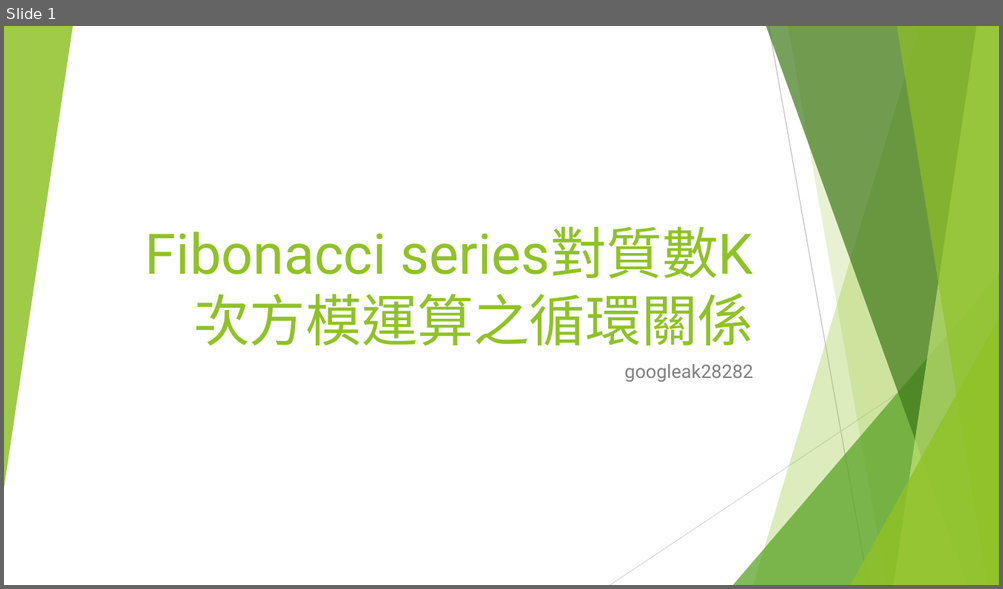
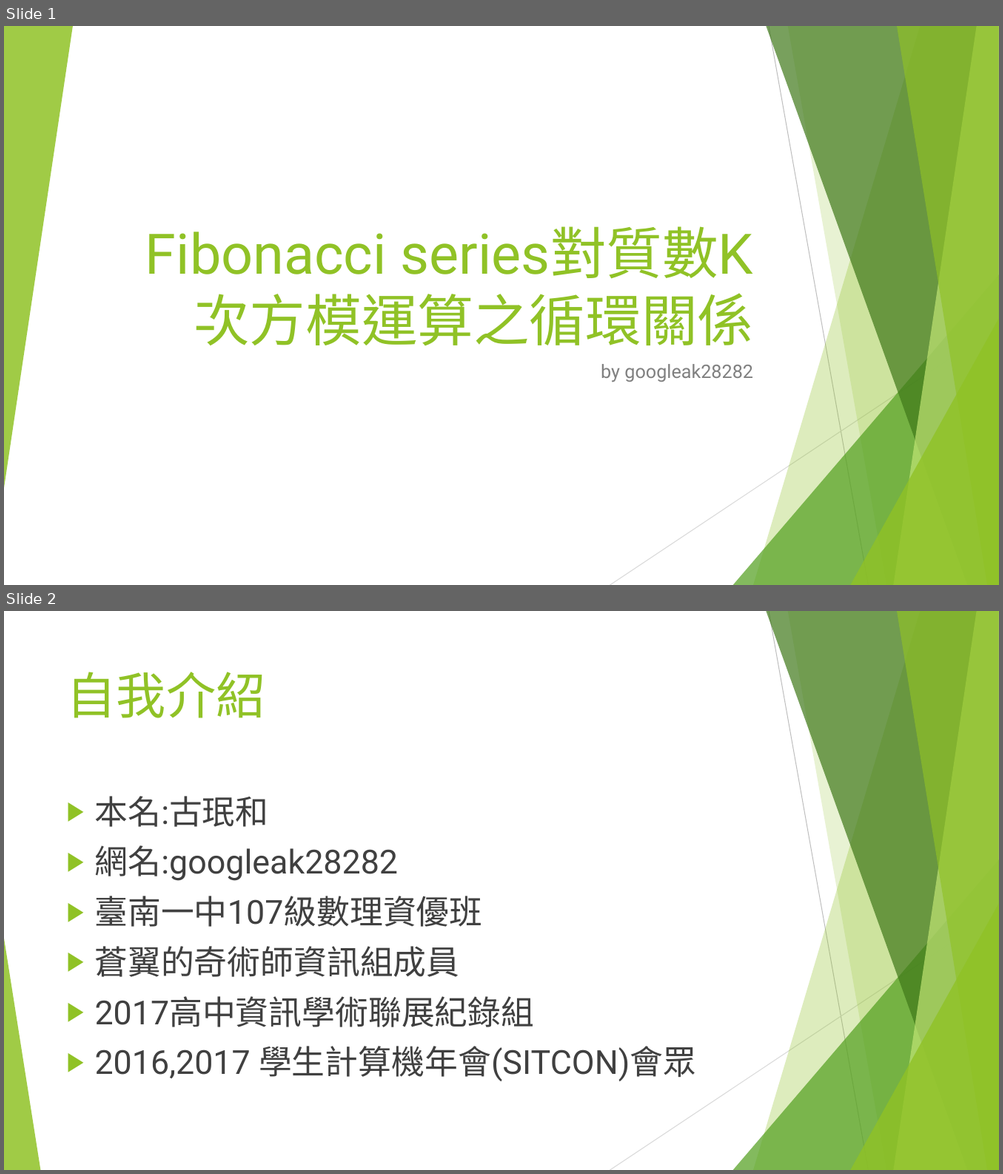
Before and after one commit to googleak28282/-, a slide deck: 二維線段樹.pptx. Shown one above the other, each under a label of ours: slide 1 before the commit, slides 1 and 2 after it. The pictures are 1003x589 and 1003x1174 pixels, drawn with LibreOffice and Linux fonts; fonts in the diff are those of the drawing. Boxes give left, top, right and bottom in pixels: in the first picture for what was removed or moved away, otherwise in the second. Text is boxed around its words. In the diff, an @@ line names an element or a change of style, - is before the commit and + after.

```diff
--- a/二維線段樹.pptx
+++ b/二維線段樹.pptx
@@ slide 2 added at [4, 611, 999, 1170], background #FFFFFF; not listed: 9 template elements that a slide beside it also shows @@
@@ title added at [67, 672, 266, 718], 48 pt, text #90C226 @@
+自我介紹
@@ text added at [95, 796, 696, 1082], 32 pt, text #404040 @@
+▶ 本名:古珉和
+▶ 網名:googleak28282
+▶ 臺南一中107級數理資優班
+▶ 蒼翼的奇術師資訊組成員
+▶ 2017高中資訊學術聯展紀錄組
+▶ 2016,2017 學生計算機年會(SITCON)會眾
@@ triangle added at [4, 939, 40, 1170], fill #90C226 at 85% opacity @@
@@ slide 1 changed as well @@
@@ subtitle at [600, 364, 753, 383]: text changed @@
-googleak28282
+by googleak28282
```
Also in this commit, not shown: 13 other slides added, 5 other files.
